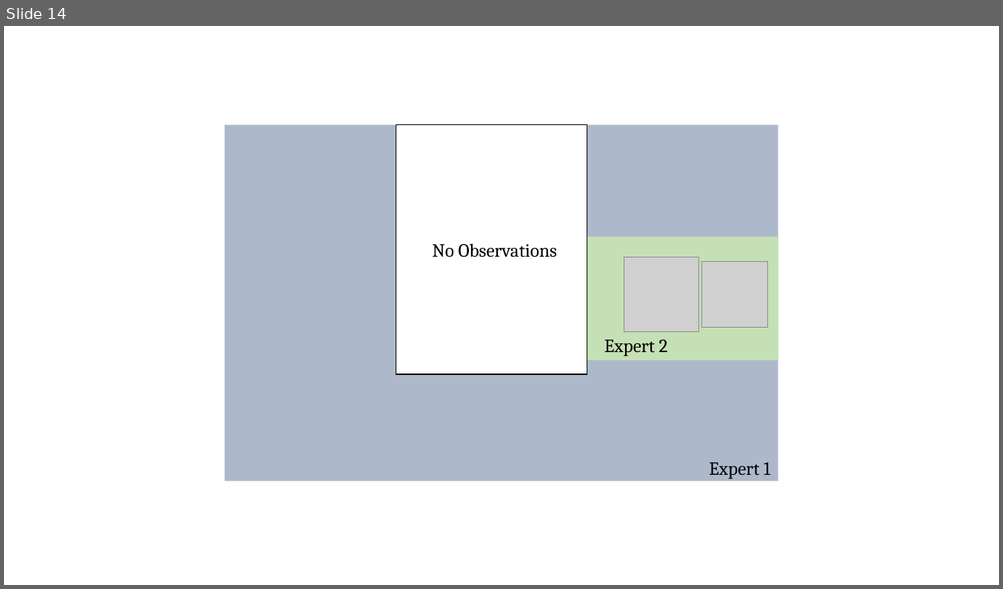
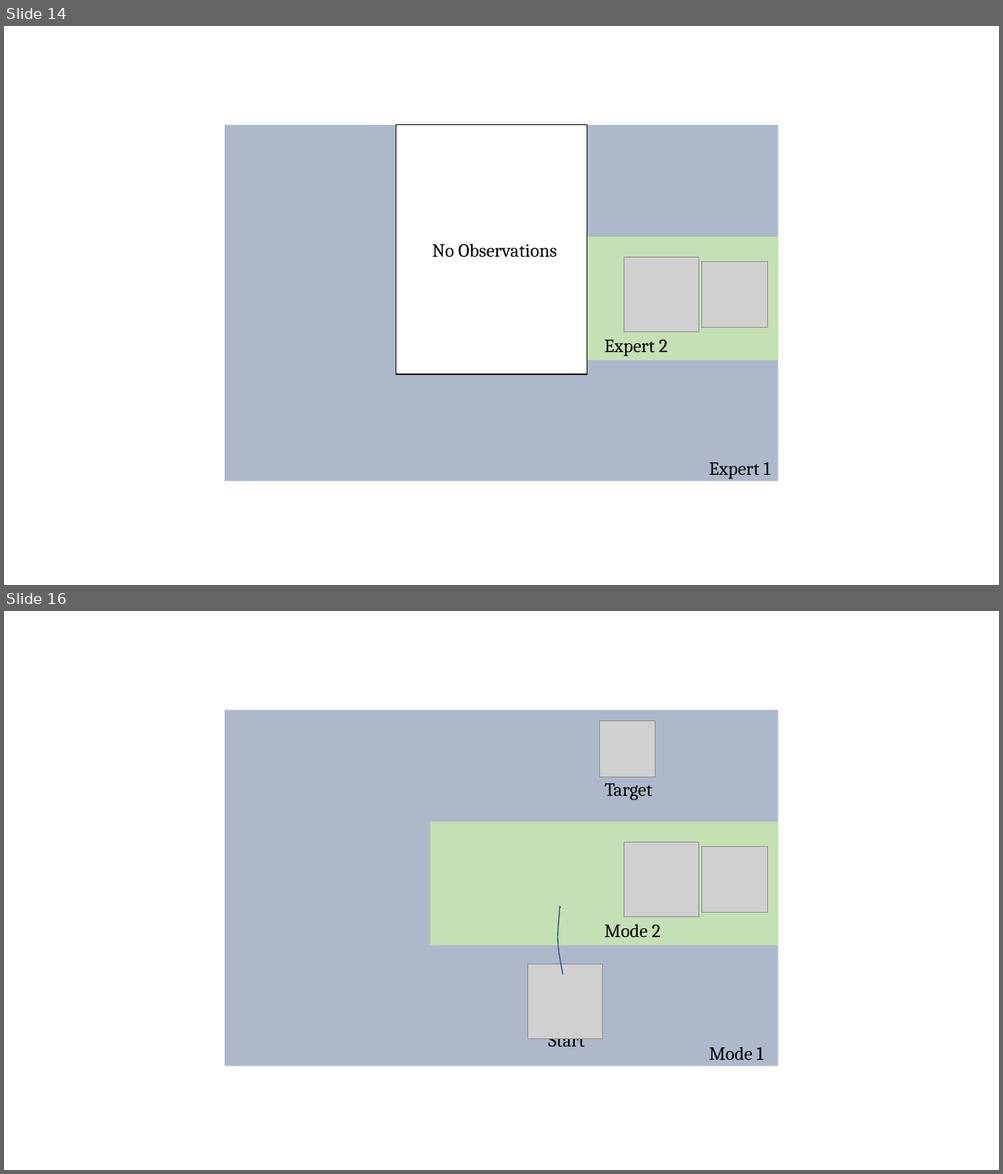
Before and after one commit to aidanscannell/phd-thesis, a slide deck: images/quadcopter-domain-figure.pptx. Shown one above the other, each under a label of ours: slide 14 before the commit, slides 14 and 16 after it; the slides between them are not shown. The pictures are 1003x589 and 1003x1174 pixels, drawn with LibreOffice and Linux fonts; fonts in the diff are those of the drawing; grey boxes stand for pictures. Boxes give left, top, right and bottom in pixels: in the first picture for what was removed or moved away, otherwise in the second. Text is boxed around its words. In the diff, an @@ line names an element or a change of style, - is before the commit and + after.

```diff
--- a/images/quadcopter-domain-figure.pptx
+++ b/images/quadcopter-domain-figure.pptx
@@ slide 16 added at [4,611,999,1170], background #FFFFFF @@
@@ rectangle added at [225,710,779,1067], fill #ADB9CA @@
@@ picture added at [600,721,655,777] @@
@@ text added at [604,783,652,800], 18 pt, text #000000 @@
+Target
@@ rectangle added at [430,821,778,945], fill #C5E0B4 @@
@@ picture added at [624,843,699,917] @@
@@ picture added at [702,847,768,913] @@
@@ freeform shape added at [558,907,563,975], outline #325491 1 pt @@
@@ text added at [604,924,660,937], 18 pt, text #000000 @@
+Mode 2
@@ picture added at [528,965,603,1039] @@
@@ text added at [548,1039,585,1048], 18 pt, text #000000 @@
+Start
@@ text added at [708,1047,763,1060], 18 pt, text #000000 @@
+Mode 1
```
Also in this commit, not shown: 3 other slides added, 9 other files.
